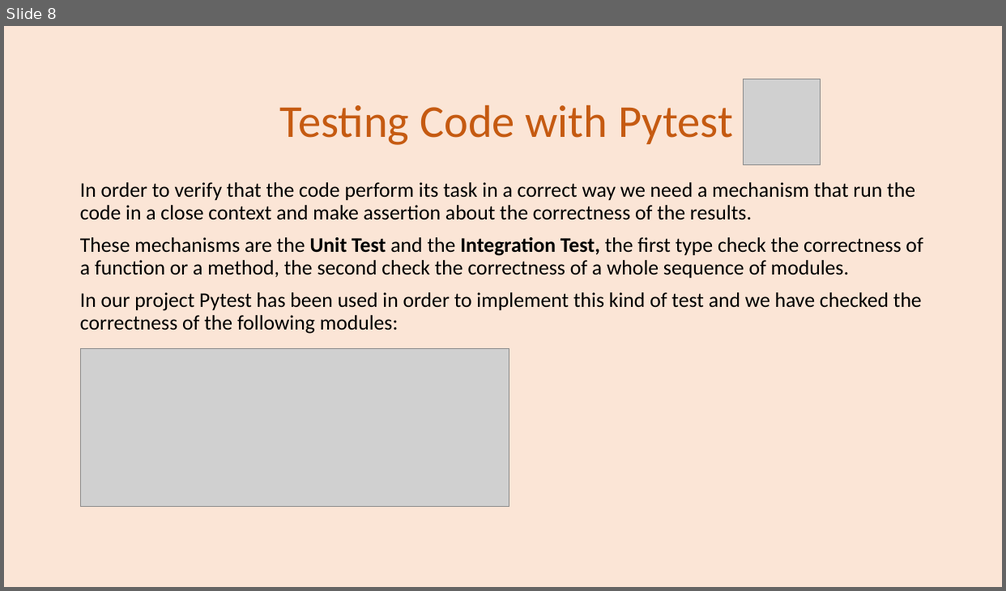
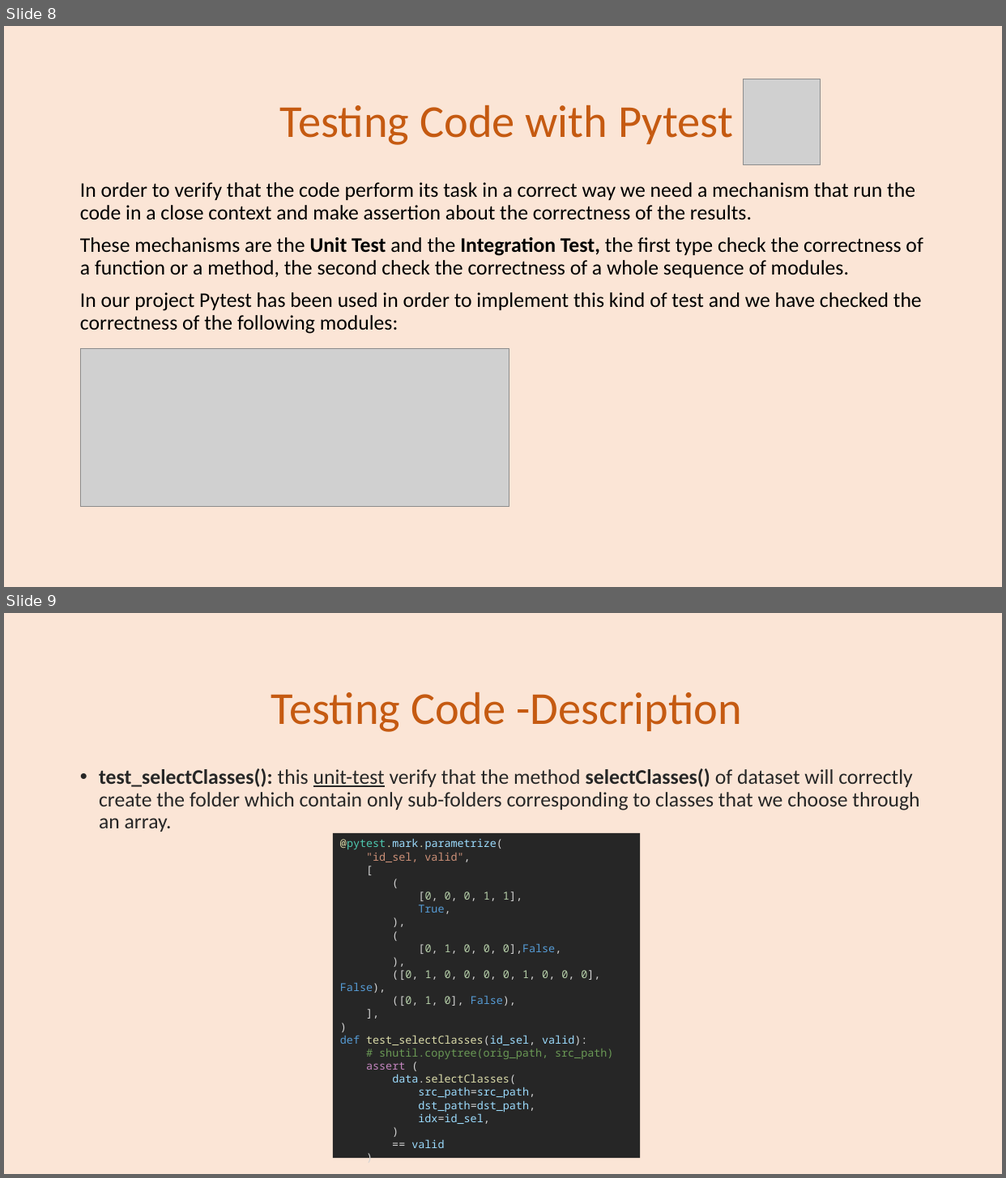
Before and after one commit to se4ai2223-uniba/architectural-style-recognition, a slide deck: docs/ArchiNet Team-Milestone 3.pptx. Shown one above the other, each under a label of ours: slide 8 before the commit, slides 8 and 9 after it. The pictures are 1006x591 and 1006x1178 pixels, drawn with LibreOffice and Linux fonts; fonts in the diff are those of the drawing; grey boxes stand for pictures. Boxes give left, top, right and bottom in pixels: in the first picture for what was removed or moved away, otherwise in the second. Text is boxed around its words. In the diff, an @@ line names an element or a change of style, - is before the commit and + after.

```diff
--- a/docs/ArchiNet Team-Milestone 3.pptx
+++ b/docs/ArchiNet Team-Milestone 3.pptx
@@ slide 9 added at [4, 613, 1002, 1174], background #FBE5D6 @@
@@ title added at [271, 692, 742, 732], 44 pt, text #C55A11 @@
+Testing Code -Description
@@ text added at [99, 769, 919, 832], 20 pt, text #262626 @@
+• test_selectClasses(): this unit-test verify that the method selectClasses() of dataset will correctly create the folder which contain only sub-folders corresponding to classes that we choose through an array.
@@ rectangle added at [333, 833, 641, 1158], fill #262626, 10.5 pt, text #9CDCFE @@
+@pytest.mark.parametrize(
+"id_sel, valid",
+[
+(
+[0, 0, 0, 1, 1],
+True,
+),
+(
+[0, 1, 0, 0, 0],False,
+),
+([0, 1, 0, 0, 0, 0, 1, 0, 0, 0], False),
+([0, 1, 0], False),
+],
+)
+def test_selectClasses(id_sel, valid):
+# shutil.copytree(orig_path, src_path)
+assert (
+data.selectClasses(
+src_path=src_path,
+dst_path=dst_path,
+idx=id_sel,
+)
+== valid
+)
```
Also in this commit, not shown: 10 other slides added, 3 other files.
